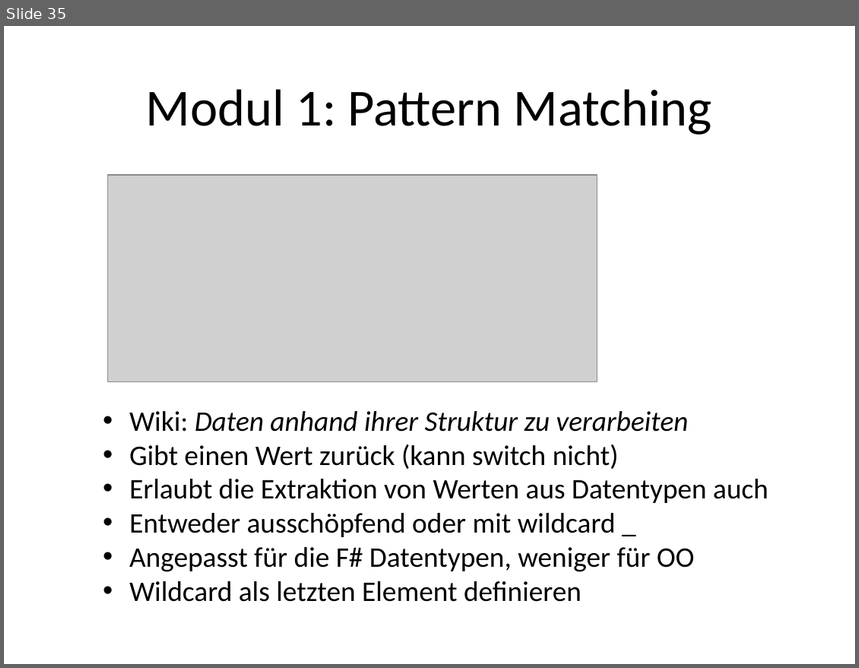
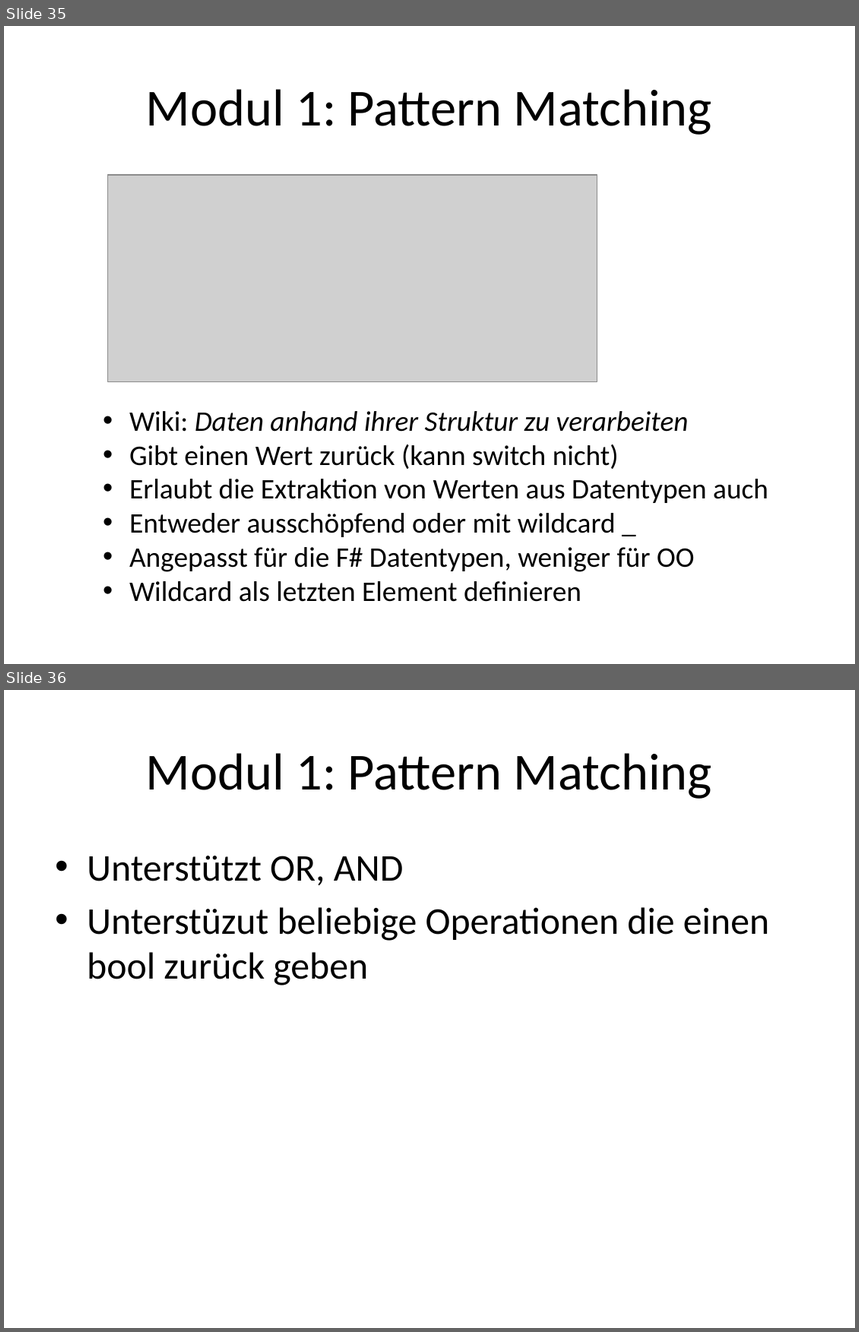
Before and after one commit to nasserbrake/Spartakiade2017, a slide deck: FSharp.pptx. Shown one above the other, each under a label of ours: slide 35 before the commit, slides 35 and 36 after it. The pictures are 859x668 and 859x1332 pixels, drawn with LibreOffice and Linux fonts; fonts in the diff are those of the drawing; grey boxes stand for pictures. Boxes give left, top, right and bottom in pixels: in the first picture for what was removed or moved away, otherwise in the second. Text is boxed around its words. In the diff, an @@ line names an element or a change of style, - is before the commit and + after.

Commit message:
Tuple und pattern matching.

```diff
--- a/FSharp.pptx
+++ b/FSharp.pptx
@@ slide 36 added at bbox=[4, 690, 855, 1328], background #FFFFFF @@
@@ title added at bbox=[146, 753, 712, 799], 44 pt, text #000000 @@
+Modul 1: Pattern Matching
@@ text added at bbox=[87, 856, 769, 986], 32 pt, text #000000 @@
+• Unterstützt OR, AND
+• Unterstüzut beliebige Operationen die einen bool zurück geben
```
Also in this commit, not shown: 1 slide changed, 1 other slide added, 3 other files.
